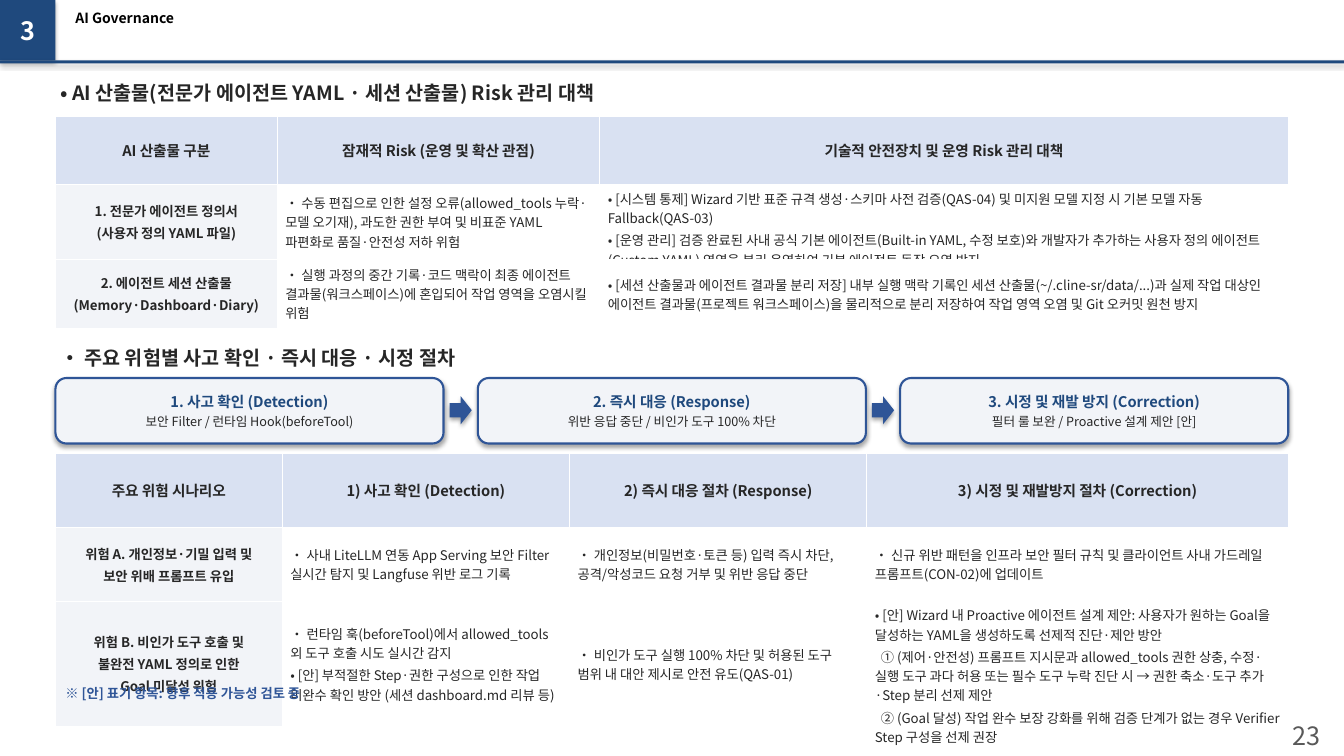
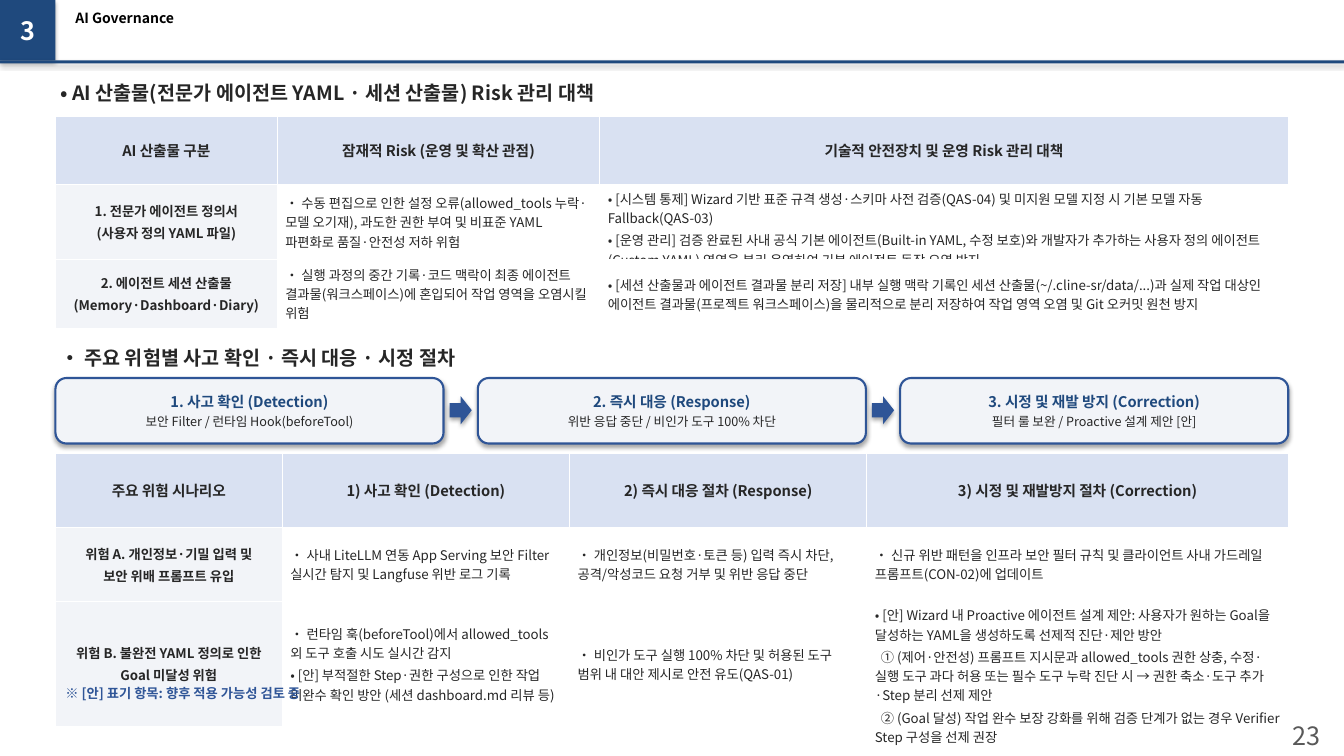
Before and after one commit to misjin05/playground, a slide deck: slide 2 of AIS/Reports/Slide22_23_Update.pptx. Drawn at 1344x756 pixels with LibreOffice and Linux fonts; fonts in the diff are those of the drawing. Boxes give left, top, right and bottom in pixels: in the first picture for what was removed or moved away, otherwise in the second. Text is boxed around its words. In the diff, an @@ line names an element or a change of style, - is before the commit and + after.

Commit message:
Simplify Risk B title to 불완전 YAML 정의로 인한 Goal 미달성 위험

```diff
--- a/AIS/Reports/Slide22_23_Update.pptx
+++ b/AIS/Reports/Slide22_23_Update.pptx
@@ table at (55, 454, 1289, 749) @@
-row 3, column 1: 위험 B. 비인가 도구 호출 및 / 불완전 YAML 정의로 인한 / Goal 미달성 위험
+row 3, column 1: 위험 B. 불완전 YAML 정의로 인한 / Goal 미달성 위험
```
Also in this commit, not shown: 1 other file.
